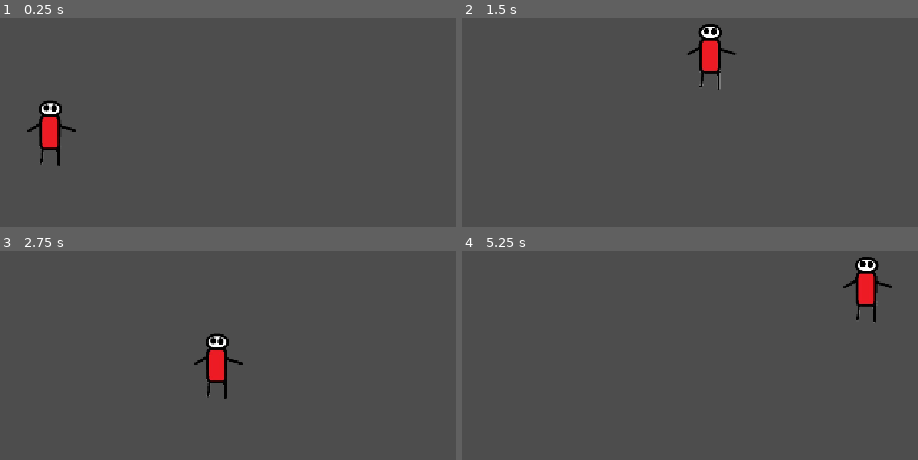
Above: before the commit, frames 1-4 (two rows, left to right).
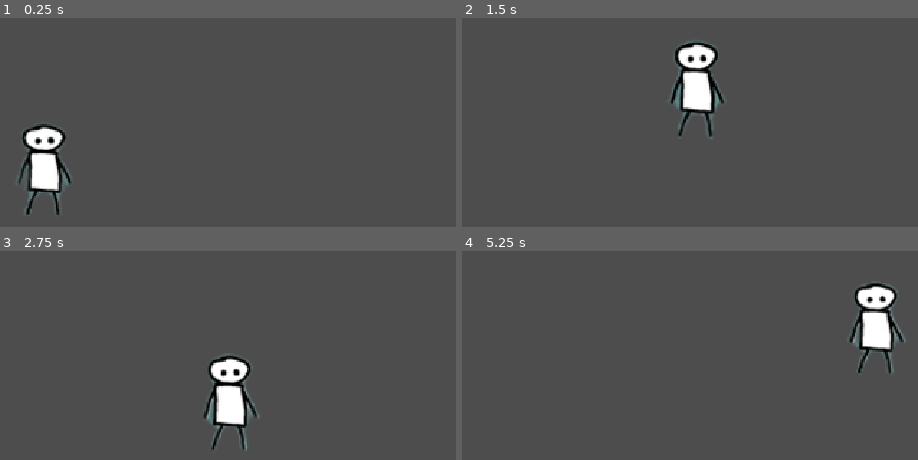
Above: after the commit, the same moments.

Repository: mitchglitchisdabestg/Little-guy-fighter
Game: Godot game, scene res://Scenes/World/world.tscn
Same seed, same stepped clock (60 frames per second), same inputs: the game is played once before the commit and once after it.
Inputs:
- Up to frame 1 (0.25 s): no input
- Up to frame 2 (1.5 s): hold D (Right) from 0.53 s (still down); tap Space (Jump) at 0.77 s
- Up to frame 3 (2.75 s): tap Space (Jump) at 1.52 s; release D (Right) at 2.03 s; hold A (Left) from 2.03 s (still down)
- Up to frame 4 (5.25 s): release A (Left) at 2.78 s; hold D (Right) 2.78-4.28 s; tap Space (Jump) at 3.02, 3.77, 4.52 s; hold A (Left) 4.28-5.03 s; hold D (Right) from 5.03 s (still down)

The runs differ from the first frame. In frame 1, 3.3% of the frame differs, in the area x 4-17%, y 39-95%; in frame 2, 3.7%, in the area x 45-61%, y 2-58%; in frame 3, 3.7%; in frame 4, 3.5%.

Commit message:
added a scuffed idle animation

Diff:
--- a/little-guy-st/Scenes/Player/player.tscn
+++ b/little-guy-st/Scenes/Player/player.tscn
@@ -1,18 +1,65 @@
 [gd_scene format=3 uid="uid://kt33apddjbb0"]
 
 [ext_resource type="Script" uid="uid://d8dy8y246ms2" path="res://Scripts/Player.gd" id="1_uvnfx"]
-[ext_resource type="Texture2D" uid="uid://qtfabg6kpbub" path="res://Assets/Player/littleguy-removebg-preview (1).png" id="2_a3d8c"]
+[ext_resource type="Texture2D" uid="uid://ckleflkblymg" path="res://Assets/Player/Little guy base sprite sheet (2).png" id="2_a3d8c"]
 
-[sub_resource type="AtlasTexture" id="AtlasTexture_a3d8c"]
+[sub_resource type="AtlasTexture" id="AtlasTexture_xpcdj"]
 atlas = ExtResource("2_a3d8c")
-region = Rect2(178, 0, 176, 387)
+region = Rect2(0, 345, 402, 345)
+
+[sub_resource type="AtlasTexture" id="AtlasTexture_mtuoh"]
+atlas = ExtResource("2_a3d8c")
+region = Rect2(402, 345, 402, 345)
+
+[sub_resource type="AtlasTexture" id="AtlasTexture_htcer"]
+atlas = ExtResource("2_a3d8c")
+region = Rect2(804, 345, 402, 345)
+
+[sub_resource type="AtlasTexture" id="AtlasTexture_dd0ac"]
+atlas = ExtResource("2_a3d8c")
+region = Rect2(1206, 345, 402, 345)
+
+[sub_resource type="AtlasTexture" id="AtlasTexture_0u5uq"]
+atlas = ExtResource("2_a3d8c")
+region = Rect2(1608, 345, 402, 345)
+
+[sub_resource type="AtlasTexture" id="AtlasTexture_jlvik"]
+atlas = ExtResource("2_a3d8c")
+region = Rect2(2010, 345, 402, 345)
+
+[sub_resource type="AtlasTexture" id="AtlasTexture_gk6dx"]
+atlas = ExtResource("2_a3d8c")
+region = Rect2(2412, 345, 402, 345)
 
 [sub_resource type="SpriteFrames" id="SpriteFrames_pp5cw"]
 animations = [{
 "frames": [{
 "duration": 1.0,
-"texture": SubResource("AtlasTexture_a3d8c")
+"texture": SubResource("AtlasTexture_xpcdj")
+}, {
+"duration": 1.0,
+"texture": SubResource("AtlasTexture_mtuoh")
+}, {
+"duration": 1.0,
+"texture": SubResource("AtlasTexture_htcer")
+}, {
+"duration": 1.0,
+"texture": SubResource("AtlasTexture_dd0ac")
+}, {
+"duration": 1.0,
+"texture": SubResource("AtlasTexture_0u5uq")
+}, {
+"duration": 1.0,
+"texture": SubResource("AtlasTexture_jlvik")
+}, {
+"duration": 1.0,
+"texture": SubResource("AtlasTexture_gk6dx")
 }],
+"loop": 1,
+"name": &"Idle",
+"speed": 5.0
+}, {
+"frames": [],
 "loop": 1,
 "name": &"Placeholder",
 "speed": 5.0
@@ -27,8 +74,9 @@
 
 [node name="AnimatedSprite2D" type="AnimatedSprite2D" parent="." unique_id=1463377531]
 sprite_frames = SubResource("SpriteFrames_pp5cw")
-animation = &"Placeholder"
-autoplay = "Placeholder"
+animation = &"Idle"
+autoplay = "Idle"
+frame_progress = 0.0036720552
 
 [node name="CollisionShape2D" type="CollisionShape2D" parent="." unique_id=2047518211]
 position = Vector2(1, -56)
Binary file added: little-guy-st/Assets/Player/Little guy base sprite sheet (1).png
Not shown, added: little-guy-st/Assets/Player/Little guy base sprite sheet (1).png.import
Binary file added: little-guy-st/Assets/Player/Little guy base sprite sheet (2).png
Not shown, changed: little-guy-st/Assets/Player/Little guy base sprite sheet (2).png.import
Binary file removed: little-guy-st/Assets/Player/Little guy base sprite sheet.png
